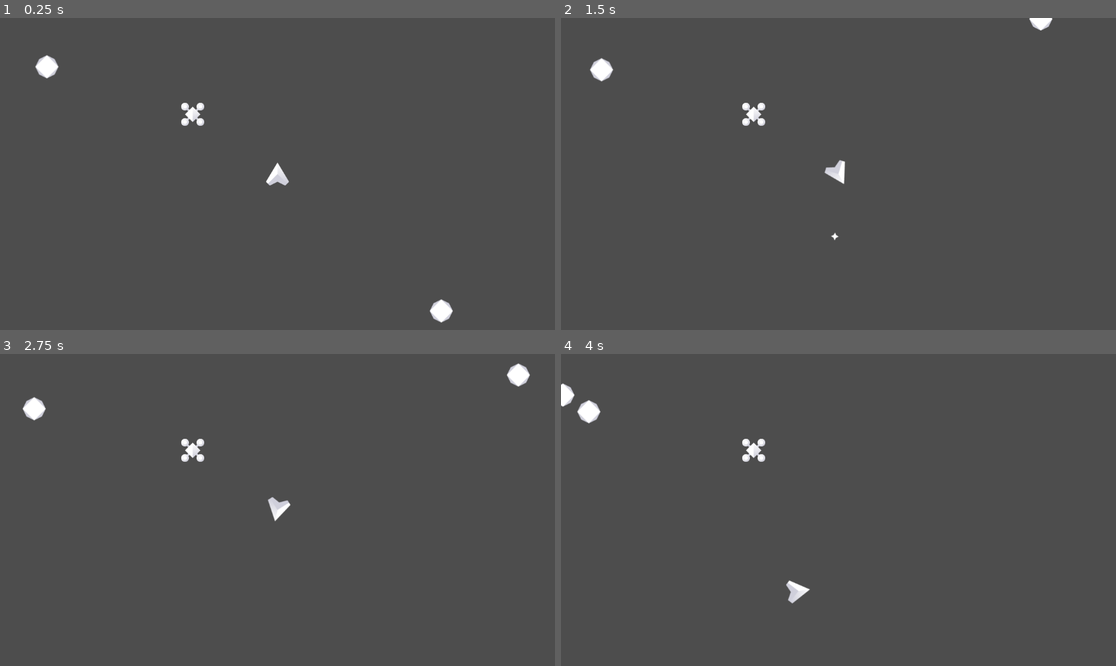
Above: before the commit, frames 1-4 (two rows, left to right).
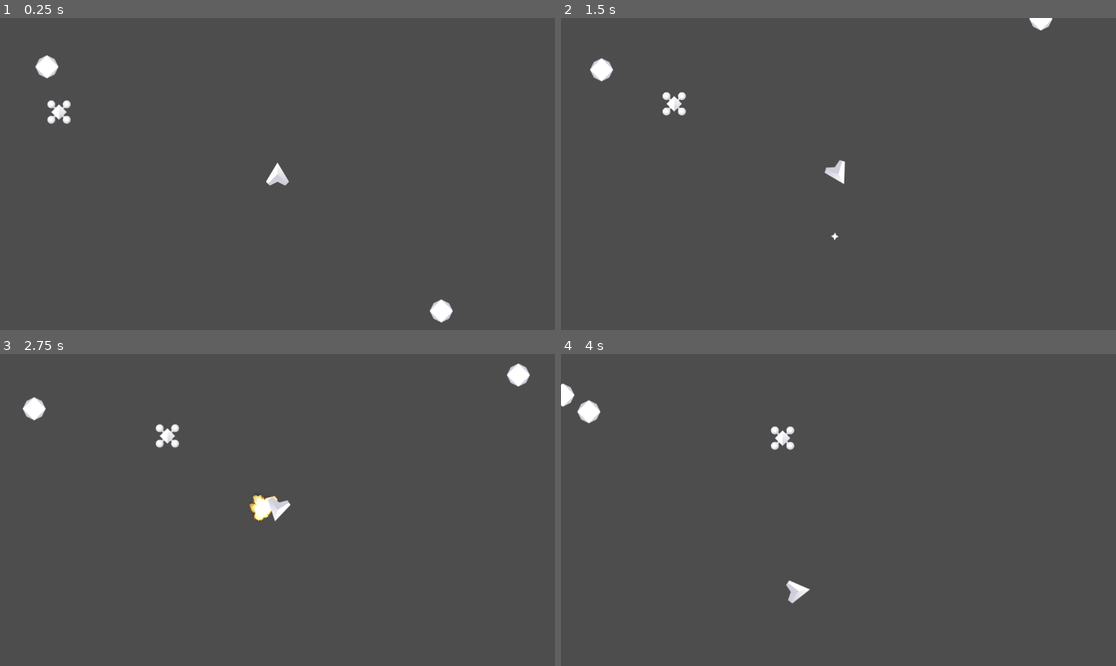
Above: after the commit, the same moments.

Repository: ThomNichol/Space-Shooter
Game: Godot game, scene res://game.tscn
The game is run twice, just before and just after one commit, with the same random seed, the same clock (stepped at 60 frames per second) and the same inputs.
Inputs:
- Up to frame 1 (0.25 s): no input
- Up to frame 2 (1.5 s): hold D (Right) 0.53-1.28 s; tap Space (Shoot) at 0.6, 1.35 s; hold A (Left) from 1.28 s (still down)
- Up to frame 3 (2.75 s): release A (Left) at 2.03 s; hold D (Right) from 2.03 s (still down); tap Space (Shoot) at 2.1 s
- Up to frame 4 (4 s): release D (Right) at 2.78 s; hold W (Forward) 2.78-3.53 s; tap Space (Shoot) at 2.85, 3.6 s; hold A (Left) from 3.53 s (still down)

The runs differ from the first frame. In frame 1, 0.4% of the frame differs, in the area x 8-37%, y 26-35%; in frame 2, 0.4%; in frame 3, 0.7%, in the area x 28-51%, y 22-54%; in frame 4, 0.4%.
Error before the commit: Parse Error: Expected end of statement after variable declaration, found "Literal" instead. (res://Enemy/Enemy.gd:4)

Commit message:
Update Enemy.gd

Diff:
--- a/Enemy/Enemy.gd
+++ b/Enemy/Enemy.gd
@@ -1,7 +1,7 @@
 extends CharacterBody2D
 
 var Bullet = load("res://Enemy/enemy_bullet.tscn")
-var health: 10
+var health = 10
 var y_positions = [100,150,200,500,550]
 var initial_position = Vector2.ZERO
 var direction = Vector2(1.5,0)
